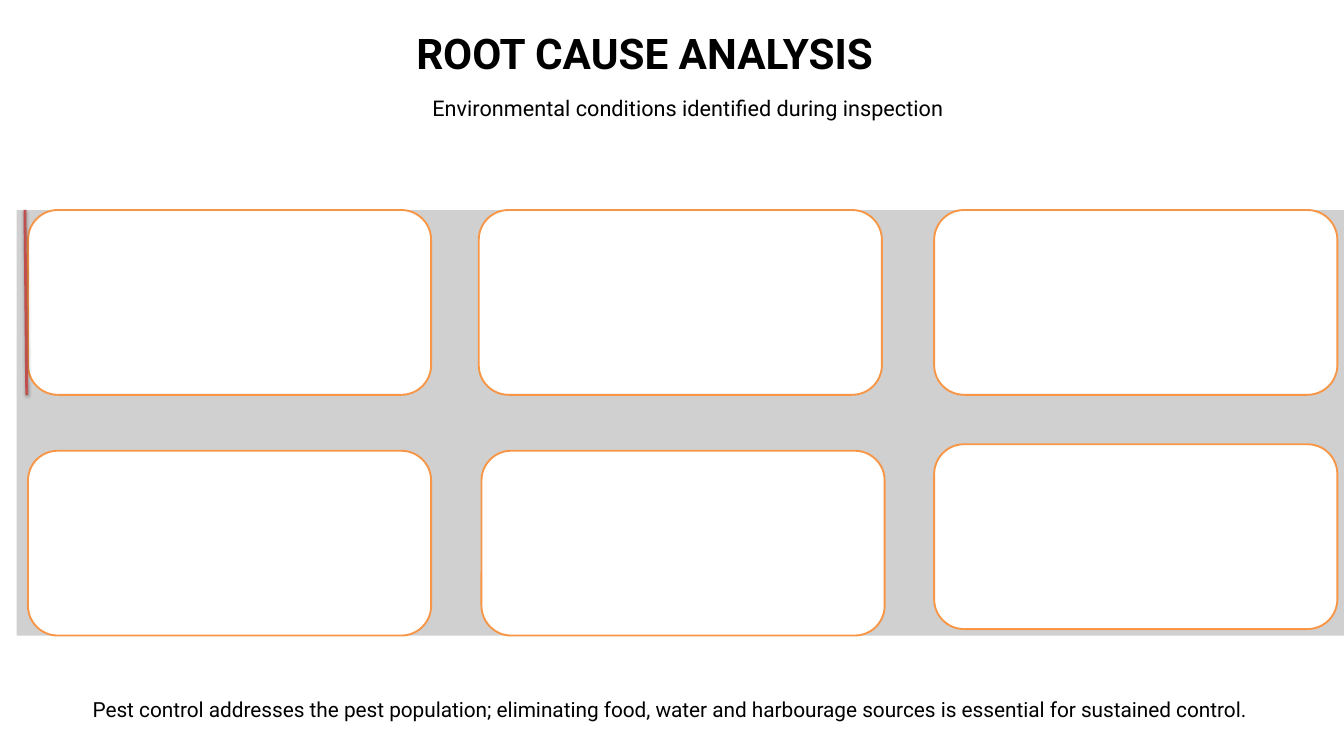
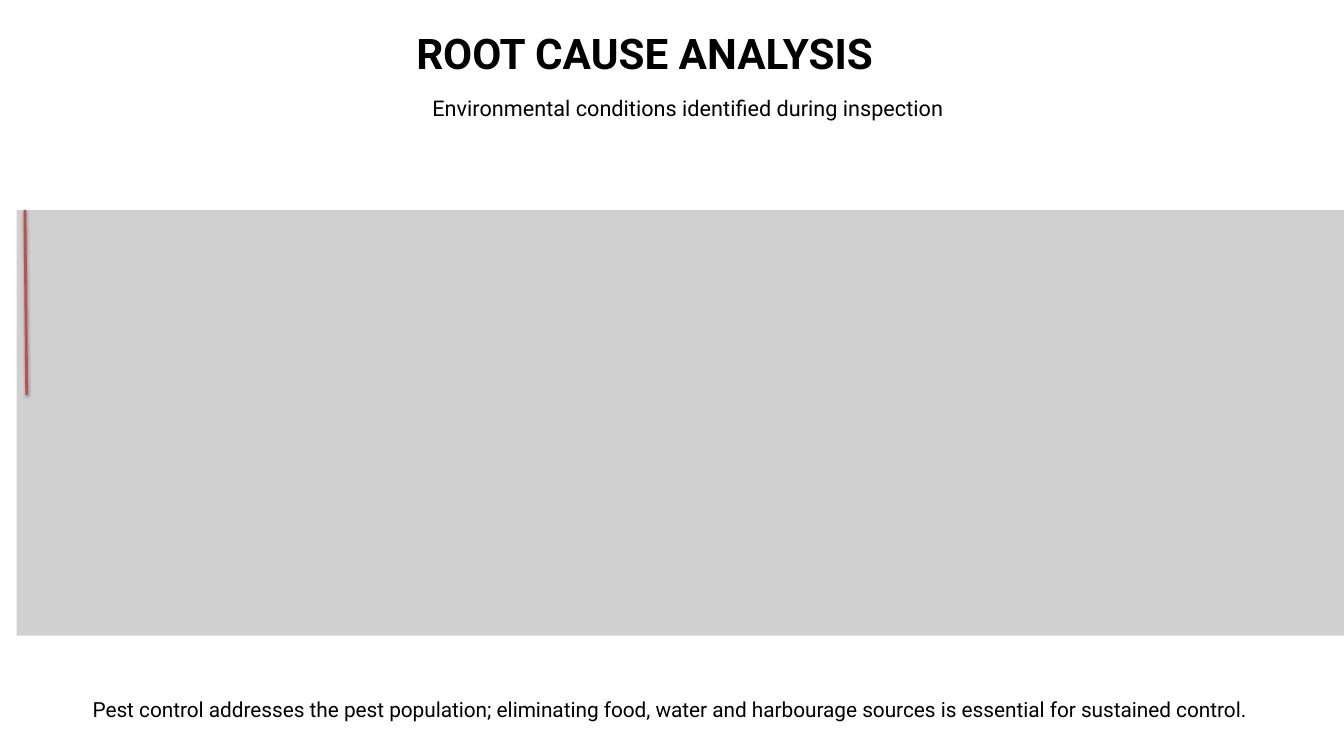
Before and after one commit to epcorn/Pestxz, a slide deck: slide 4 of tmp/auditor_report/Audit_M_s__St_Telemedia_Global_Data_Centres.pptx. Drawn at 1344x756 pixels with LibreOffice and Linux fonts; fonts in the diff are those of the drawing; grey boxes stand for pictures. Boxes give left, top, right and bottom in pixels: in the first picture for what was removed or moved away, otherwise in the second. Text is boxed around its words. In the diff, an @@ line names an element or a change of style, - is before the commit and + after.

```diff
--- a/tmp/auditor_report/Audit_M_s__St_Telemedia_Global_Data_Centres.pptx
+++ b/tmp/auditor_report/Audit_M_s__St_Telemedia_Global_Data_Centres.pptx
@@ rounded rectangle removed at [28, 210, 431, 394] @@
@@ rounded rectangle removed at [478, 210, 882, 394] @@
@@ rounded rectangle removed at [934, 210, 1337, 394] @@
@@ rounded rectangle removed at [934, 444, 1337, 629] @@
@@ rounded rectangle removed at [28, 451, 431, 636] @@
@@ rounded rectangle removed at [481, 451, 884, 636] @@
```
Also in this commit, not shown: 2 other slides changed, 9 other files.
